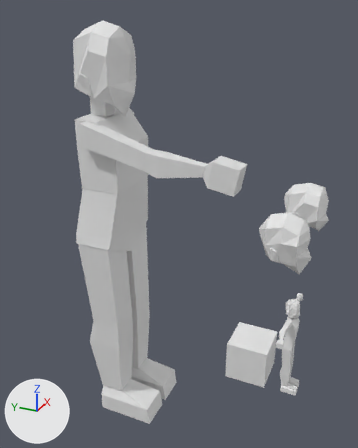
The Blender file template_psx_charter.blend: old version first, new version second.
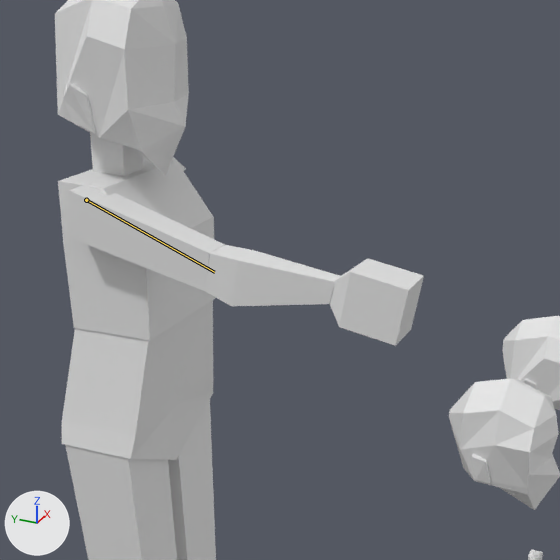
Old and new are each drawn from a camera (50 mm lens) standing at (-1.99, -1.24, 2.11) and looking at (-0.23, -0.45, 1.24) and again close up on the part from 13% to 87% of the width and 8% to 67% of the height. Lighting does not change. The marker at lower left points along +X, +Y and +Z. Both versions are drawn at frame 0 of the action 'shot arms'; the numbers are the values there. The bones that change are drawn over the model as lines in the close-ups.
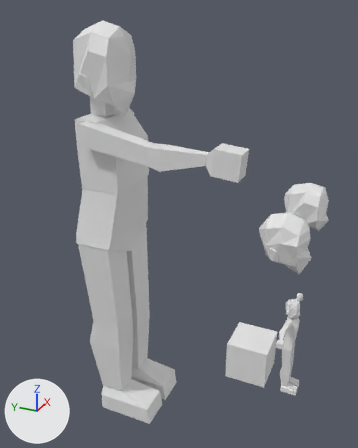
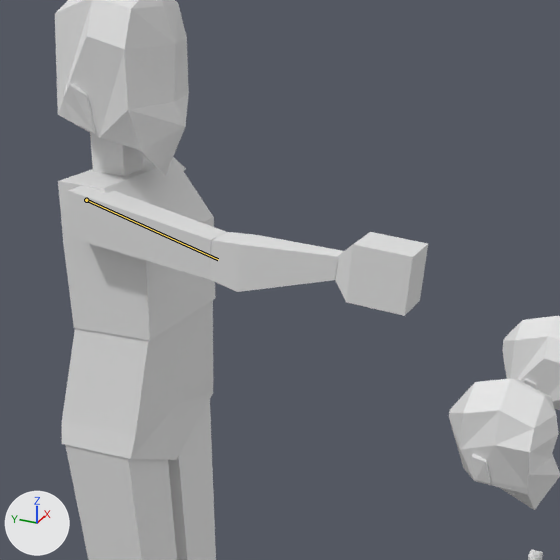
What the commit changed:
Bone 'upper_arm.R' (bone_upper_arm_r) turns from (69, -10, 91) to (74, -10, 91) degrees about its own x, y and z.

Location of each change, [x1, y1, x2, y2] in pixels of the close-ups (560 x 560 px):
'Cube.013', posed (10% shorter): before [67, 182, 225, 291]; after [68, 182, 226, 280]
'Cube.014', posed: before [205, 245, 340, 306]; after [210, 232, 344, 292]
'Cube.015', posed: before [330, 258, 424, 346]; after [335, 232, 428, 316]
bone 'upper_arm.R', root to tip: before (86, 200) to (214, 272); after (86, 200) to (218, 259)
